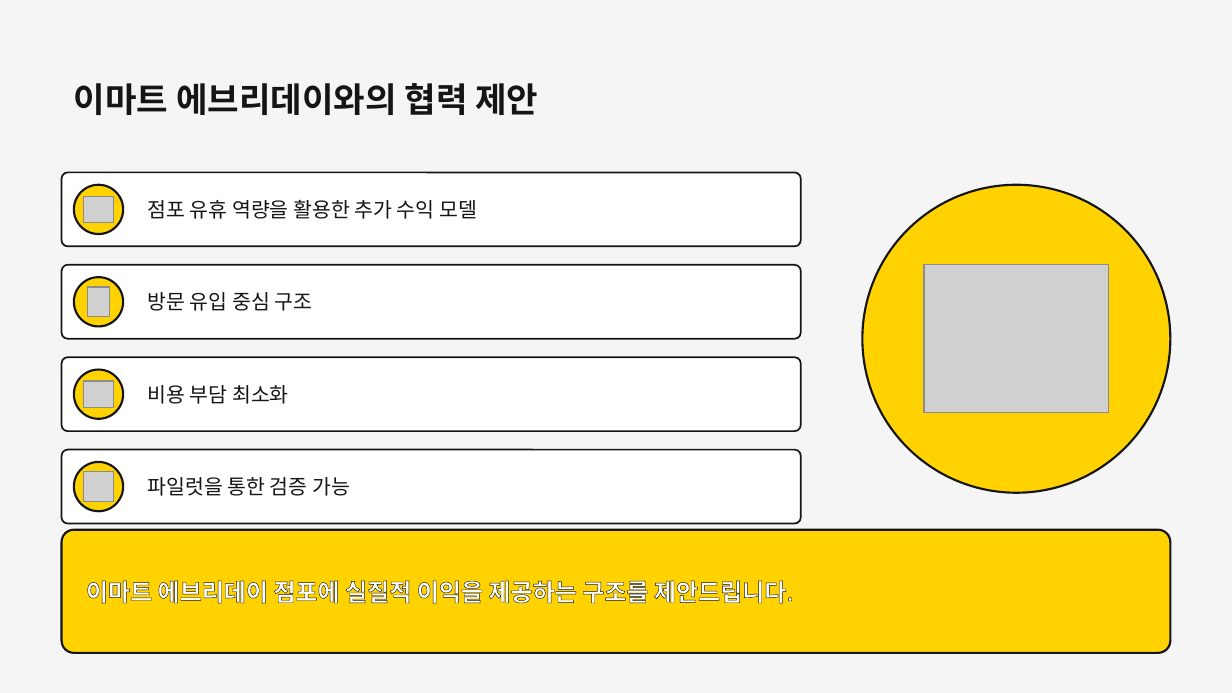
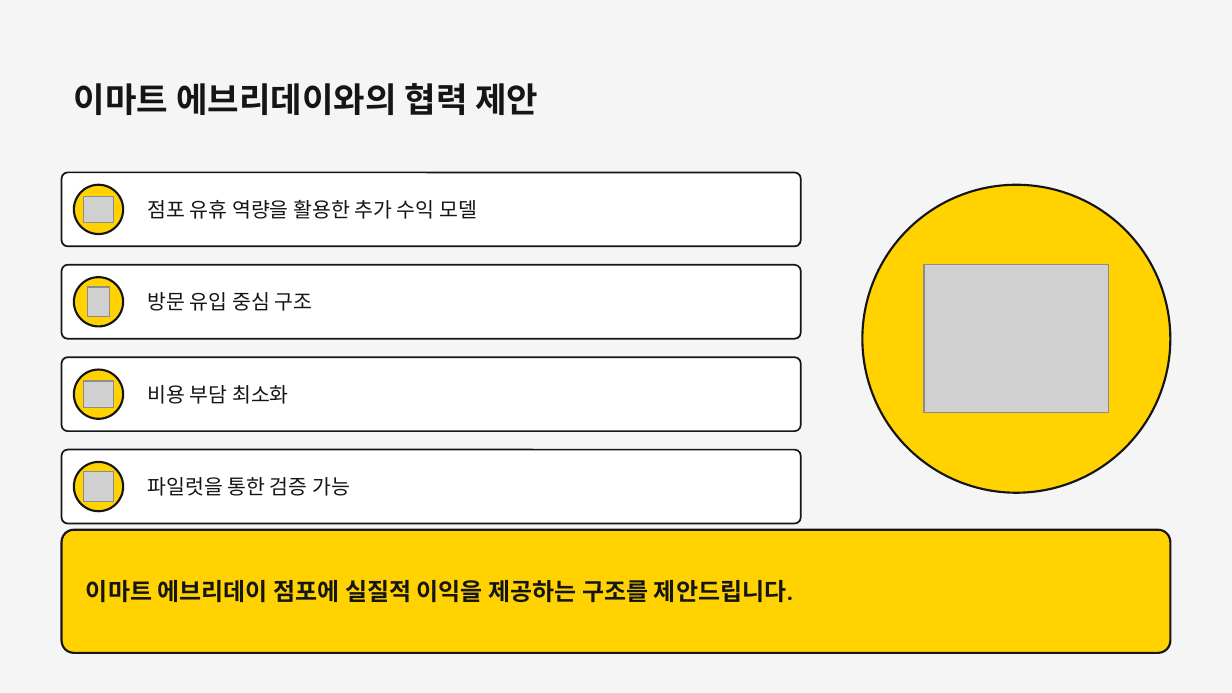
Before and after one commit to dhch777-maker/gagyebu, a slide deck: slide 14 of EMART/이마트에브리데이_사업제안서_v3_260301.pptx. Drawn at 1232x693 pixels with LibreOffice and Linux fonts; fonts in the diff are those of the drawing; grey boxes stand for pictures. Boxes give left, top, right and bottom in pixels: in the first picture for what was removed or moved away, otherwise in the second. Text is boxed around its words. In the diff, an @@ line names an element or a change of style, - is before the commit and + after.

```diff
--- a/EMART/이마트에브리데이_사업제안서_v3_260301.pptx
+++ b/EMART/이마트에브리데이_사업제안서_v3_260301.pptx
@@ text "이마트 에브리데이 점포에 실질적 이익을 ..." at [86, 580, 793, 602]: text colour #FFFFFF to #151515, letter outline #151515 0.75 pt to none @@
```
Also in this commit, not shown: 7 other slides changed, 1 other file.
